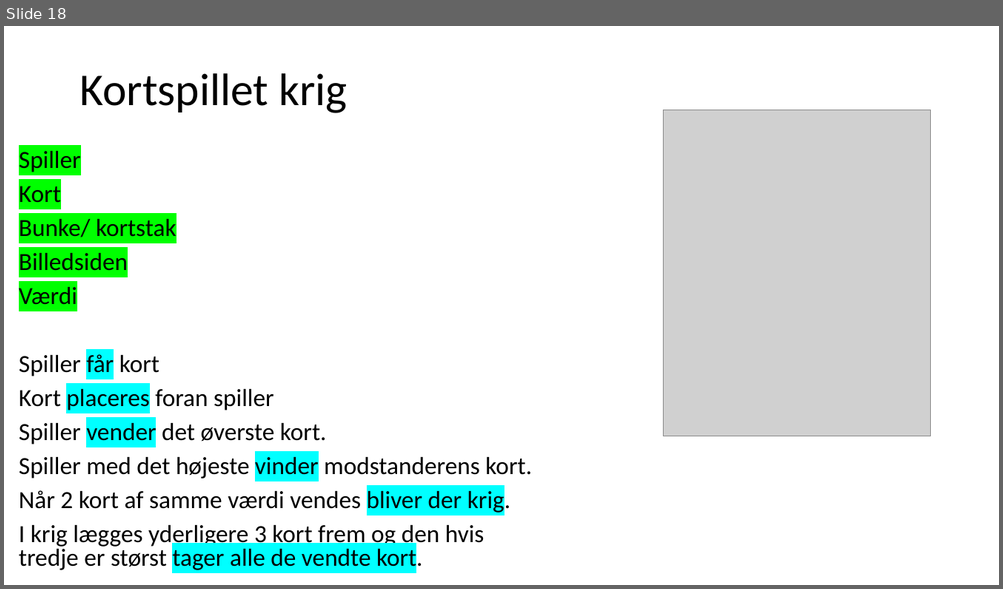
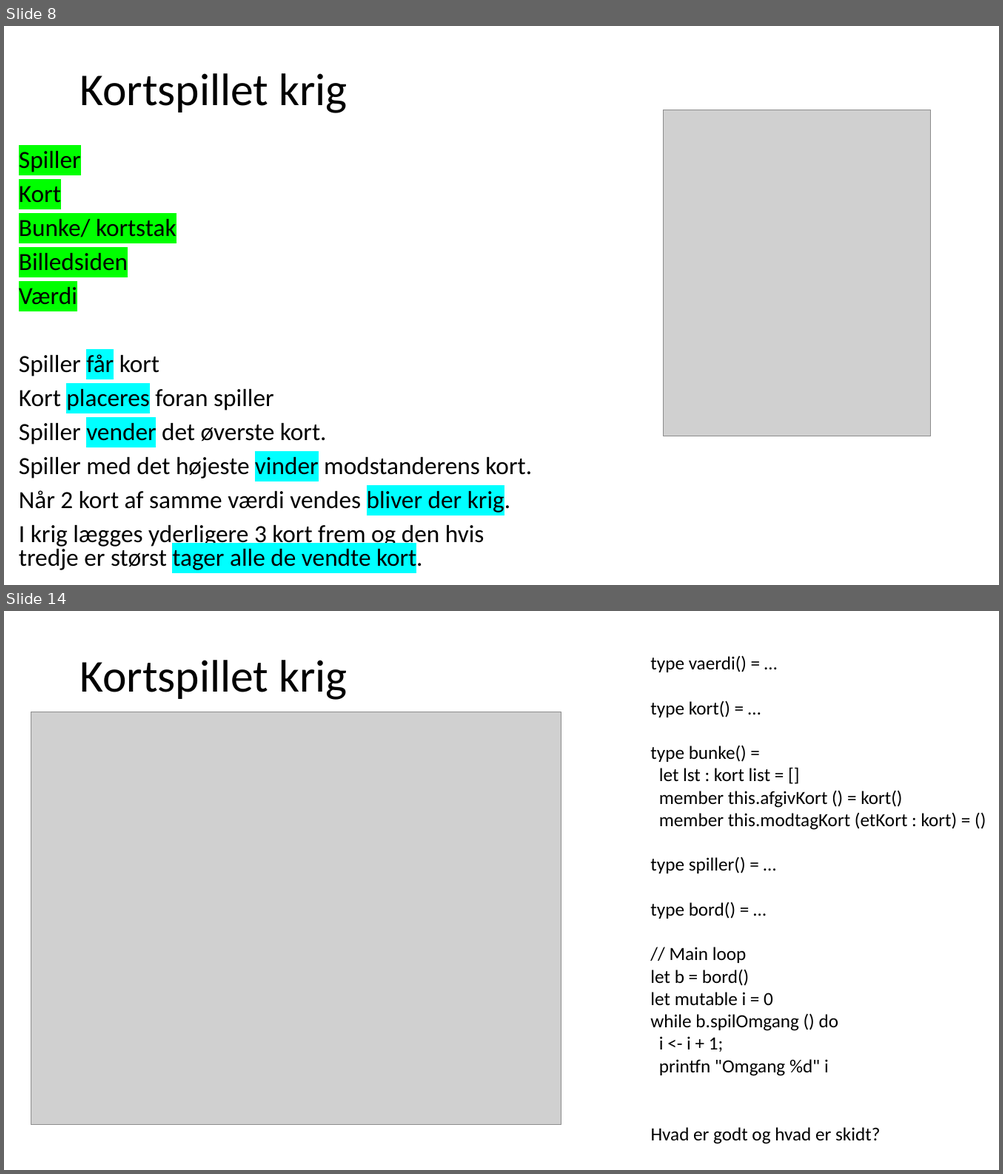
Before and after one commit to fisterloegsovs/pop22, a slide deck: lectures/14.3/lecture.pptx. Shown one above the other, each under a label of ours: slide 18 before the commit, slides 8 and 14 after it; the slides between them are not shown. The pictures are 1003x589 and 1003x1174 pixels, drawn with LibreOffice and Linux fonts; fonts in the diff are those of the drawing; grey boxes stand for pictures. Boxes give left, top, right and bottom in pixels: in the first picture for what was removed or moved away, otherwise in the second. Text is boxed around its words. In the diff, an @@ line names an element or a change of style, - is before the commit and + after.

```diff
--- a/lectures/14.3/lecture.pptx
+++ b/lectures/14.3/lecture.pptx
@@ slide 14 added at (4, 611, 999, 1170), background #FFFFFF @@
@@ title added at (79, 660, 347, 700), 44 pt, text #000000 @@
+Kortspillet krig
@@ text added at (650, 655, 957, 1076), 18 pt, text #000000 @@
+type vaerdi() = …
+type kort() = …
+type bunke() =
+let lst : kort list = []
+member this.afgivKort () = kort()
+member this.modtagKort (etKort : kort) = ()
+type spiller() = …
+type bord() = …
+// Main loop
+let b = bord()
+let mutable i = 0
+while b.spilOmgang () do
+i <- i + 1;
+printfn "Omgang %d" i
@@ picture added at (31, 712, 561, 1125) @@
@@ text added at (651, 1128, 879, 1145), 18 pt, text #000000 @@
+Hvad er godt og hvad er skidt?
@@ what was slide 18 is now slide 8 @@
```
Also in this commit, not shown: 3 slides changed, 2 other slides added, 10 slides removed, 2 other files.
